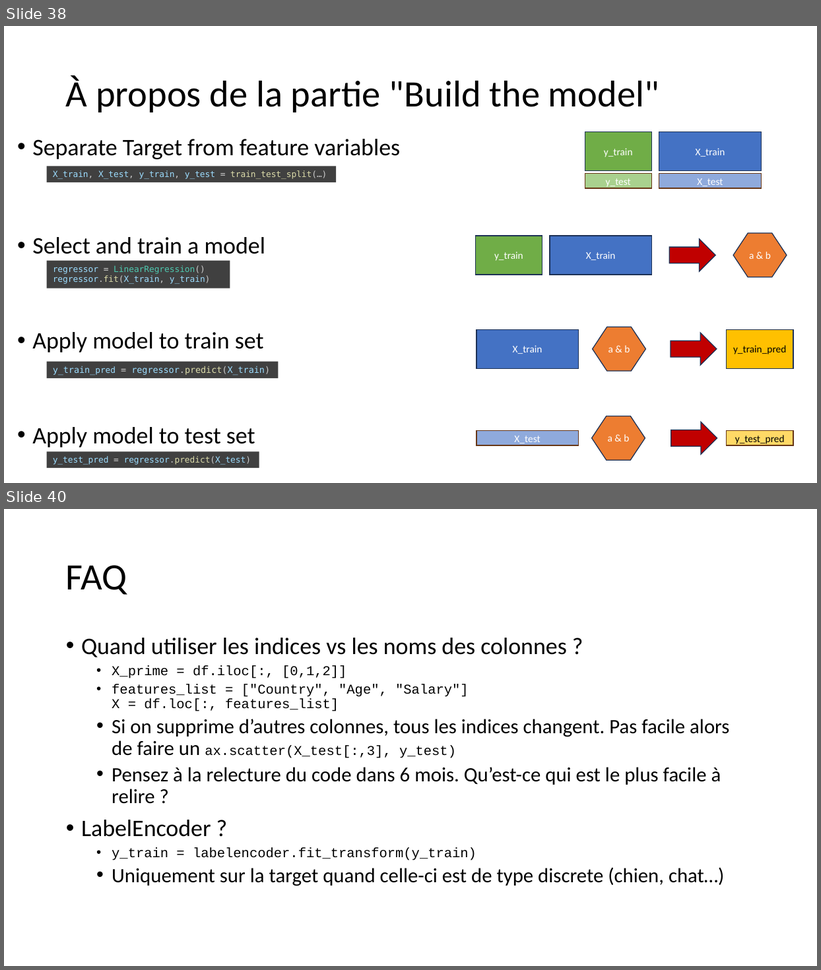
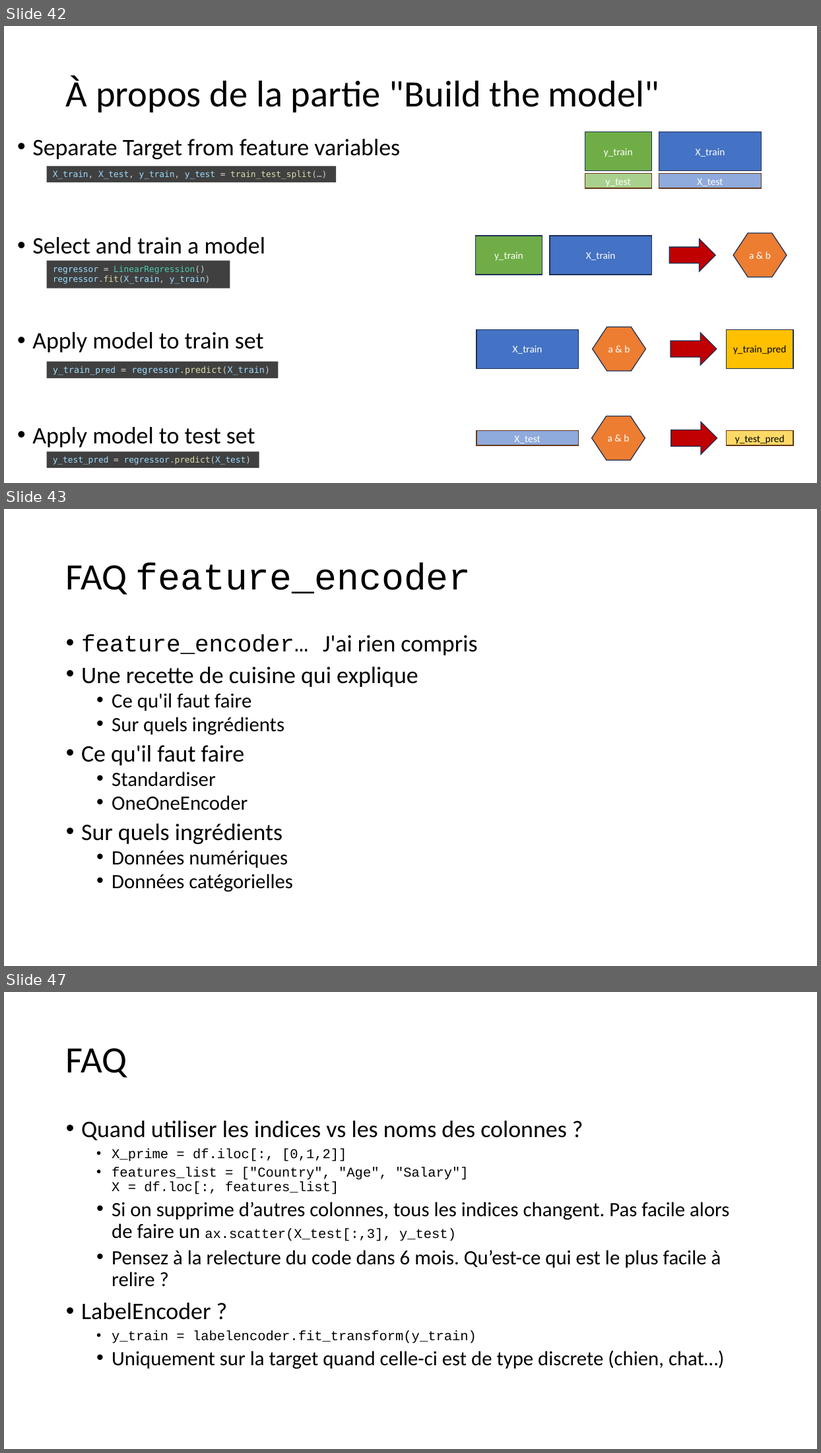
Before and after one commit to 40tude/Data_Essentials_Stage_Oct_2023, a slide deck: 00_notes_de_stage.pptx. Shown one above the other, each under a label of ours: slides 38 and 40 before the commit, slides 42, 43 and 47 after it; the slides between them are not shown. The pictures are 821x970 and 821x1453 pixels, drawn with LibreOffice and Linux fonts; fonts in the diff are those of the drawing. Boxes give left, top, right and bottom in pixels: in the first picture for what was removed or moved away, otherwise in the second. Text is boxed around its words. In the diff, an @@ line names an element or a change of style, - is before the commit and + after.

```diff
--- a/00_notes_de_stage.pptx
+++ b/00_notes_de_stage.pptx
@@ slide 43 added at (4,509,817,966), background #FFFFFF @@
@@ title added at (66,562,471,595), 44 pt, text #000000 @@
+FAQ feature_encoder
@@ text added at (81,635,477,892), 24 pt, text #000000 @@
+• feature_encoder… J'ai rien compris
+• Une recette de cuisine qui explique
+  • Ce qu'il faut faire
+  • Sur quels ingrédients
+• Ce qu'il faut faire
+  • Standardiser
+  • OneOneEncoder
+• Sur quels ingrédients
+  • Données numériques
+  • Données catégorielles
@@ what was slide 38 is now slide 42 @@
@@ what was slide 40 is now slide 47 @@
```
Also in this commit, not shown: 16 slides changed, 5 other slides added, 7 other files.
